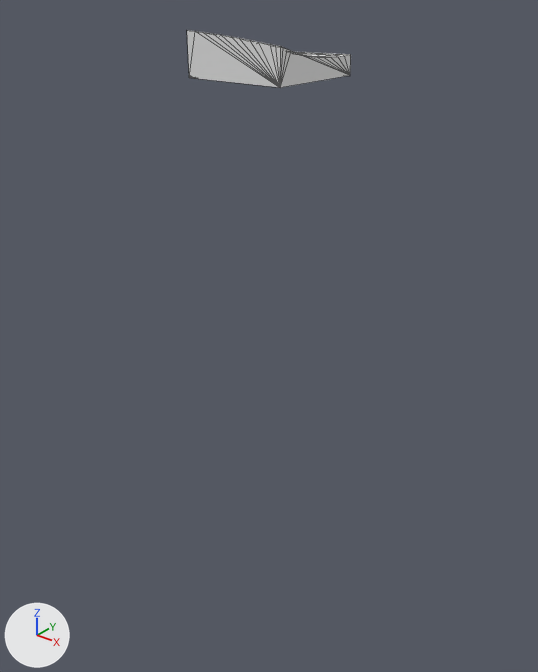
One commit to the glTF model assets/terrain/surface_pieces/surf_8_40.glb: the scene before it, then after it.
Rendered twice from a 50 mm camera at (-46.12, -119.33, -20.98) aimed at (-67.94, -92.05, -37.88). The lights are fixed; the arrows at lower left show +X, +Y and +Z. The first picture is the older version. Mesh edges are drawn as thin lines. Where no turn or scale is listed for an object, it has been applied to the vertices.

The first picture shows 'geometry_0'.
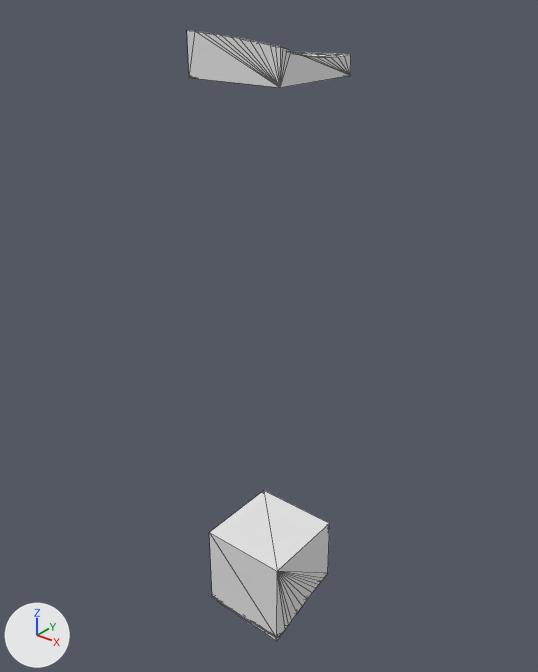
Where the change shows, as pixel boxes (x1, y1, x2, y2) in the pictures (538 x 672 px):
```json
{"object": "layer_6", "change": "added", "after": [209, 491, 330, 638]}
{"object": "layer_7", "change": "added", "after": [212, 597, 283, 641]}
```

Edits to the scene script, one JSON object a line:
```json
{"op": "add", "block": "me_layer_7", "code": ["me_layer_7 = bpy.data.meshes.new('layer_7')", "me_layer_7.from_pydata(...)  # 35 vertices, 66 faces; spans x -70.0..-65.0, y -95.0..-94.24, z -55.25..-55.0"]}
{"op": "add", "block": "me_layer_6", "code": ["me_layer_6 = bpy.data.meshes.new('layer_6')", "me_layer_6.from_pydata(...)  # 87 vertices, 170 faces; spans x -70.0..-65.0, y -95.0..-90.0, z -55.0..-50.0"]}
{"op": "add", "block": "ob_layer_7", "code": ["ob_layer_7 = bpy.data.objects.new('layer_7', me_layer_7)", "ob_layer_7.location = (0.0, 0.0, 0.0)"]}
{"op": "add", "block": "ob_layer_6", "code": ["ob_layer_6 = bpy.data.objects.new('layer_6', me_layer_6)", "ob_layer_6.location = (0.0, 0.0, 0.0)"]}
```
